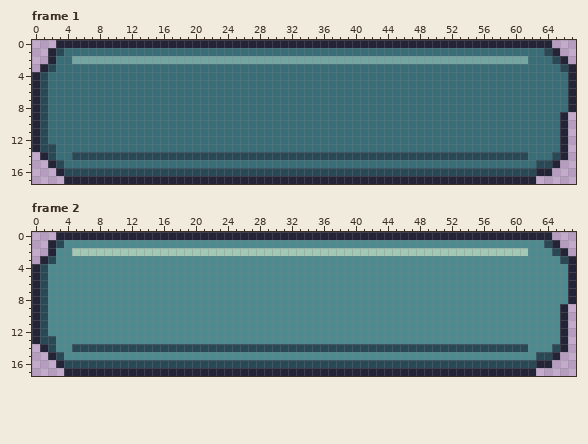
One commit to this pixel-art file: BillusBucket/Assets/Sources/ui-button.aseprite. The picture above was drawn from the file before the commit.
68x18 pixels, 2 frames. Shown: frame 1, frame 2.
New version:
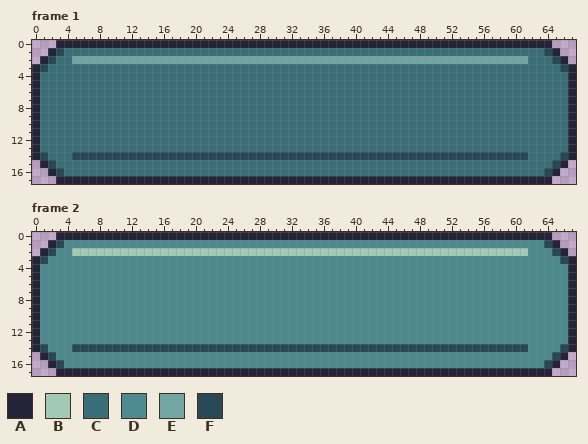
Palette (. is transparent): A #232438  B #a2c8b6  C #396e78  D #4d8b91  E #73a6a2  F #294957
From old to new:
Frame 1:
y 2: x 1..2 .A -> AF
y 3: x 0..2 .AF -> AFC
y 4..8: x 1 F -> C
y 9..12: x 1 F -> C; x 66..67 A. -> CA
y 13: x 1..2 FF -> CC; x 66..67 A. -> CA
y 14: x 0..2 .AF -> AFC; x 65..67 FA. -> CFA
y 15: x 1..3 .AF -> AFC; x 63..66 FFA. -> CCFA
y 16: x 2..65 .AFFFFFFFFFFFFFFFFFFFFFFFFFFFFFFFFFFFFFFFFFFFFFFFFFFFFFFFFFFFAA. -> AFCCCCCCCCCCCCCCCCCCCCCCCCCCCCCCCCCCCCCCCCCCCCCCCCCCCCCCCCCCCCFA
y 17: x 3 . -> A; x 63..64 .. -> AA
Frame 2:
y 2: x 1..2 .A -> AF
y 3: x 0..2 .AF -> AFD
y 4..8: x 1 F -> D
y 9..12: x 1 F -> D; x 66..67 A. -> DA
y 13: x 1..2 FF -> DD; x 66..67 A. -> DA
y 14: x 0..2 .AF -> AFD; x 65..67 FA. -> DFA
y 15: x 1..3 .AF -> AFD; x 63..66 FFA. -> DDFA
y 16: x 2..65 .AFFFFFFFFFFFFFFFFFFFFFFFFFFFFFFFFFFFFFFFFFFFFFFFFFFFFFFFFFFFAA. -> AFDDDDDDDDDDDDDDDDDDDDDDDDDDDDDDDDDDDDDDDDDDDDDDDDDDDDDDDDDDDDFA
y 17: x 3 . -> A; x 63..64 .. -> AA
Changed places in both pictures, as pixel boxes (x1, y1, x2, y2):
changed: (32, 56, 576, 184)
changed: (32, 248, 576, 376)
